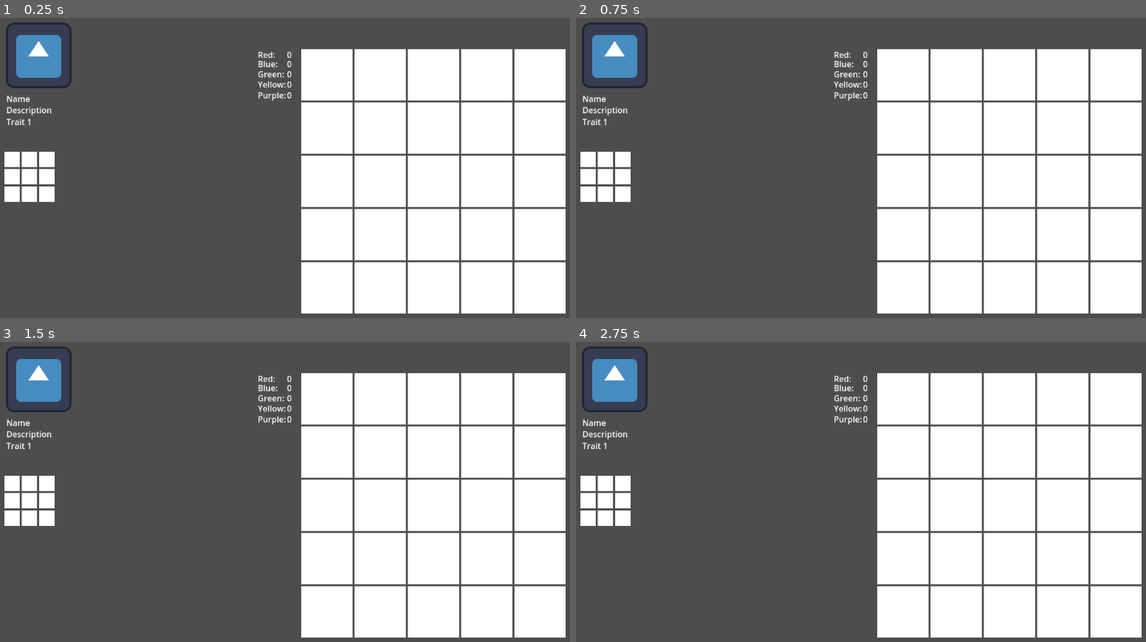
Above: before the commit, frames 1-4 (two rows, left to right).
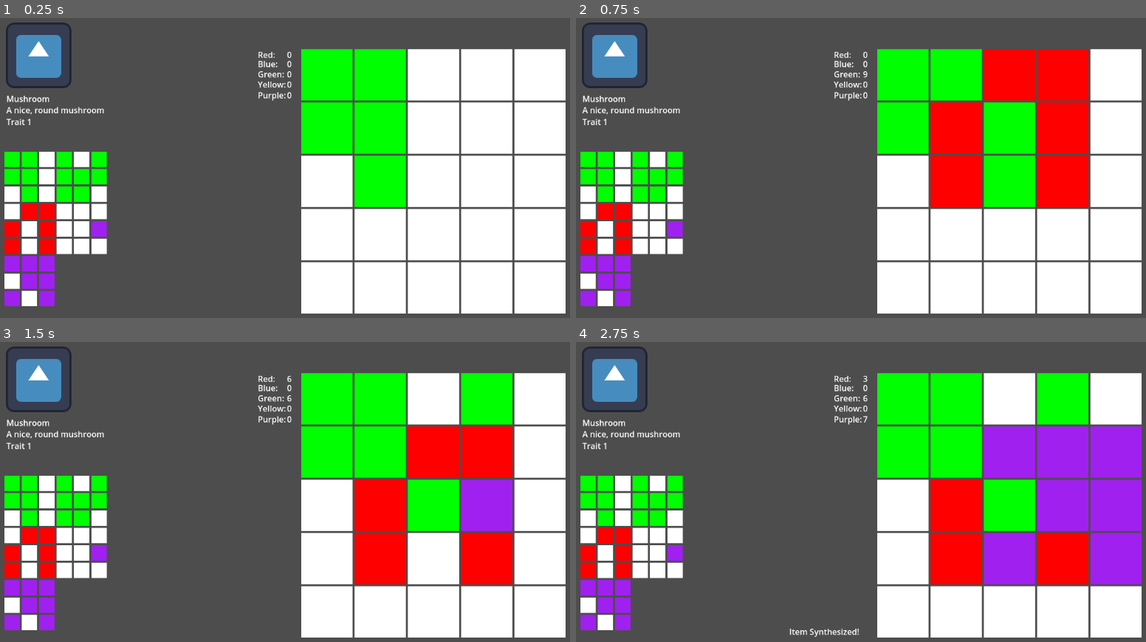
Above: after the commit, the same moments.

Repository: Oradimi/Project-Atelier
Game: Godot game, scene res://scenes/grid.tscn
Same seed, same stepped clock (60 frames per second), same inputs: the game is played once before the commit and once after it. The engine's default icon, where the game draws it, is replaced by a stand-in: a white triangle on a blue panel in a dark square.
Inputs:
- Up to frame 1 (0.25 s): no input
- Up to frame 2 (0.75 s): tap Enter (grid_next_ingredient) at 0.5, 0.6 s; hold Right (grid_move_right) from 0.53 s (still down)
- Up to frame 3 (1.5 s): tap Space at 1.25 s; release Right (grid_move_right) at 1.28 s; hold Down (grid_move_down) from 1.28 s (still down); tap Enter (grid_next_ingredient) at 1.35 s
- Up to frame 4 (2.75 s): tap Enter (grid_next_ingredient) at 2, 2.1 s; release Down (grid_move_down) at 2.03 s; hold Right (grid_move_right) from 2.03 s (still down)

The runs differ from the first frame. In frame 1, 14% of the frame differs, in the area x 0-72%, y 10-97%; in frame 2, 23%; in frame 3, 25%; in frame 4, 31%, in the area x 0-100%, y 10-99%.
Error before the commit: Parse Error: Identifier "ShapeData" not declared in the current scope. (res://scenes/grid.gd:38)

Commit message:
Fix missing files, upgrade to Godot 4.3

Diff:
--- /dev/null
+++ b/misc_scripts/effect_data.gd
@@ -0,0 +1,21 @@
+extends Resource
+class_name Effect
+
+enum Parameter {
+	HP,
+	MP,
+	ATTACK,
+	DEFENSE,
+	SPEED,
+}
+
+enum CombatTarget {
+	SINGLE,
+	ZONE,
+	ALL,
+}
+
+@export var name: String
+@export var value: int
+@export var target_parameter: Parameter
+@export var combat_target: CombatTarget
--- /dev/null
+++ b/misc_scripts/item_data.gd
@@ -0,0 +1,22 @@
+extends Resource
+class_name ItemData
+
+@export var name: String
+@export var description: String
+@export var icon: Texture2D
+@export var shapes: Array[ShapeData]
+@export var traits: Array[TraitData]
+
+#func _init():
+	#shapes.resize(9)
+	#shapes.fill(false)
+	#traits.resize(3)
+
+#func _init(p_shapes: Array[ItemShape] = [ItemShape.new()]) -> void:
+	#var shape_count: int = randi_range(1, 3)
+	#print("Shape Count: " + str(shape_count))
+	#for _n in range(1, shape_count):
+		#p_shapes.append(ItemShape.new())
+	#shapes = p_shapes
+	#for shape in shapes:
+		#print(shape.shape)
--- /dev/null
+++ b/misc_scripts/recipe_data.gd
@@ -0,0 +1,6 @@
+extends Resource
+class_name RecipeData
+
+@export var item: ItemData
+@export var level: int
+@export var effect_thresholds: Dictionary
--- /dev/null
+++ b/misc_scripts/shape_data.gd
@@ -0,0 +1,40 @@
+extends Resource
+class_name ShapeData
+
+enum ItemShapeColor {
+	RED,
+	BLUE,
+	GREEN,
+	YELLOW,
+	PURPLE,
+}
+
+@export var shape: Array[bool]
+@export var color: ItemShapeColor
+
+func _init() -> void:
+	shape.resize(9)
+	color = ItemShapeColor.RED
+
+func get_color():
+	match color:
+		ItemShapeColor.RED:
+			return Color.RED
+		ItemShapeColor.BLUE:
+			return Color.BLUE
+		ItemShapeColor.GREEN:
+			return Color.GREEN
+		ItemShapeColor.YELLOW:
+			return Color.YELLOW
+		ItemShapeColor.PURPLE:
+			return Color.PURPLE
+
+#func _init() -> void:
+	#var p_color = randi_range(0, ItemShape.ItemShapeColor.size())
+	#var p_shape: Array[bool] = []
+	#p_shape.resize(9)
+	#for j in range(0, p_shape.size()):
+		#p_shape[j] = bool(randi() & 1)
+	#print("Shape state " + str(p_shape))
+	#shape = p_shape
+	#color = p_color
--- /dev/null
+++ b/misc_scripts/trait_data.gd
@@ -0,0 +1,6 @@
+extends Resource
+class_name TraitData
+
+@export var name: String
+@export var value: float
+@export var target_effect: Effect
--- a/project.godot
+++ b/project.godot
@@ -12,34 +12,34 @@
 
 config/name="Project_Atelier"
 run/main_scene="res://scenes/grid.tscn"
-config/features=PackedStringArray("4.2", "GL Compatibility")
+config/features=PackedStringArray("4.3", "GL Compatibility")
 config/icon="res://image/icon.svg"
 
 [input]
 
 grid_move_down={
 "deadzone": 0.5,
-"events": [Object(InputEventKey,"resource_local_to_scene":fa …(174 unchanged characters)… ode":4194322,"key_label":0,"unicode":0,"echo":false,"script":null)
+"events": [Object(InputEventKey,"resource_local_to_scene":fa …(174 unchanged characters)… ode":4194322,"key_label":0,"unicode":0,"location":0,"echo":false,"script":null)
 ]
 }
 grid_move_up={
 "deadzone": 0.5,
-"events": [Object(InputEventKey,"resource_local_to_scene":fa …(174 unchanged characters)… ode":4194320,"key_label":0,"unicode":0,"echo":false,"script":null)
+"events": [Object(InputEventKey,"resource_local_to_scene":fa …(174 unchanged characters)… ode":4194320,"key_label":0,"unicode":0,"location":0,"echo":false,"script":null)
 ]
 }
 grid_move_right={
 "deadzone": 0.5,
-"events": [Object(InputEventKey,"resource_local_to_scene":fa …(174 unchanged characters)… ode":4194321,"key_label":0,"unicode":0,"echo":false,"script":null)
+"events": [Object(InputEventKey,"resource_local_to_scene":fa …(174 unchanged characters)… ode":4194321,"key_label":0,"unicode":0,"location":0,"echo":false,"script":null)
 ]
 }
 grid_move_left={
 "deadzone": 0.5,
-"events": [Object(InputEventKey,"resource_local_to_scene":fa …(174 unchanged characters)… ode":4194319,"key_label":0,"unicode":0,"echo":false,"script":null)
+"events": [Object(InputEventKey,"resource_local_to_scene":fa …(174 unchanged characters)… ode":4194319,"key_label":0,"unicode":0,"location":0,"echo":false,"script":null)
 ]
 }
 grid_next_ingredient={
 "deadzone": 0.5,
-"events": [Object(InputEventKey,"resource_local_to_scene":fa …(174 unchanged characters)… ode":4194309,"key_label":0,"unicode":0,"echo":false,"script":null)
+"events": [Object(InputEventKey,"resource_local_to_scene":fa …(174 unchanged characters)… ode":4194309,"key_label":0,"unicode":0,"location":0,"echo":false,"script":null)
 ]
 }
 
--- a/resources/items/mushroom.tres
+++ b/resources/items/mushroom.tres
@@ -1,12 +1,13 @@
-[gd_resource type="Resource" script_class="ItemData" load_steps=3 format=3 uid="uid://v8lvh11feefp"]
+[gd_resource type="Resource" script_class="ItemData" load_steps=4 format=3 uid="uid://v8lvh11feefp"]
 
 [ext_resource type="Texture2D" uid="uid://2uwb8edqx4pk" path="res://image/icon.svg" id="1_6nyn2"]
-[ext_resource type="Script" path="res://data_scripts/item_data.gd" id="2_pw1qr"]
+[ext_resource type="Script" path="res://misc_scripts/item_data.gd" id="2_pyymj"]
+[ext_resource type="Script" path="res://misc_scripts/shape_data.gd" id="3_8ptbo"]
 
 [resource]
-script = ExtResource("2_pw1qr")
+script = ExtResource("2_pyymj")
 name = "Mushroom"
 description = "A nice, round mushroom"
 icon = ExtResource("1_6nyn2")
-shapes = Array[Resource("res://data_scripts/shape_data.gd")]([])
+shapes = Array[ExtResource("3_8ptbo")]([])
 traits = null
--- a/resources/items/mushroom_recipe.tres
+++ b/resources/items/mushroom_recipe.tres
@@ -1,7 +1,7 @@
 [gd_resource type="Resource" script_class="RecipeData" load_steps=3 format=3 uid="uid://du4s0vid45e6d"]
 
 [ext_resource type="Resource" uid="uid://v8lvh11feefp" path="res://resources/items/mushroom.tres" id="1_d5ku3"]
-[ext_resource type="Script" path="res://data_scripts/recipe_data.gd" id="1_e74ic"]
+[ext_resource type="Script" path="res://misc_scripts/recipe_data.gd" id="1_e74ic"]
 
 [resource]
 script = ExtResource("1_e74ic")
--- a/resources/items/new_resource.tres
+++ b/resources/items/new_resource.tres
@@ -1,6 +1,6 @@
 [gd_resource type="Resource" script_class="Item" load_steps=2 format=3 uid="uid://brfhy2na8hle4"]
 
-[ext_resource type="Script" path="res://data_scripts/item_data.gd" id="1_hbw6s"]
+[ext_resource type="Script" path="res://misc_scripts/item_data.gd" id="1_hbw6s"]
 
 [resource]
 script = ExtResource("1_hbw6s")
--- a/resources/traits/effect_up_e.tres
+++ b/resources/traits/effect_up_e.tres
@@ -1,6 +1,6 @@
 [gd_resource type="Resource" script_class="Trait" load_steps=2 format=3 uid="uid://dsps6d2dalbk5"]
 
-[ext_resource type="Script" path="res://data_scripts/trait_data.gd" id="1_6n1hu"]
+[ext_resource type="Script" path="res://misc_scripts/trait_data.gd" id="1_6n1hu"]
 
 [resource]
 script = ExtResource("1_6n1hu")
